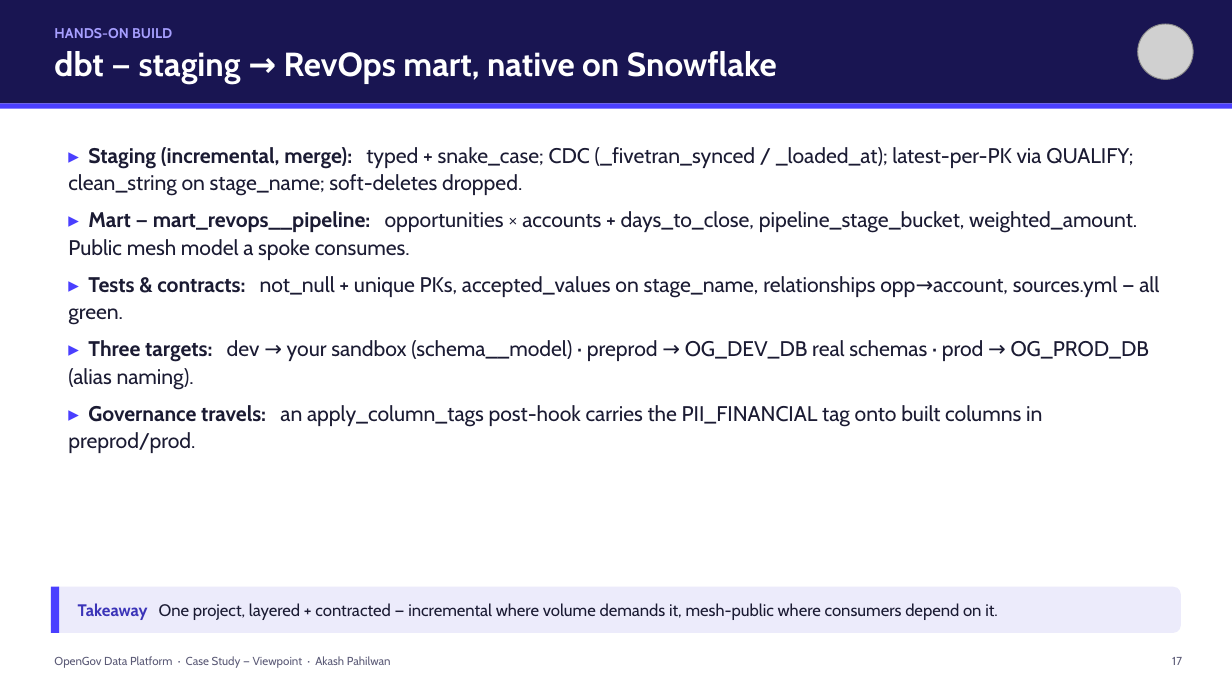
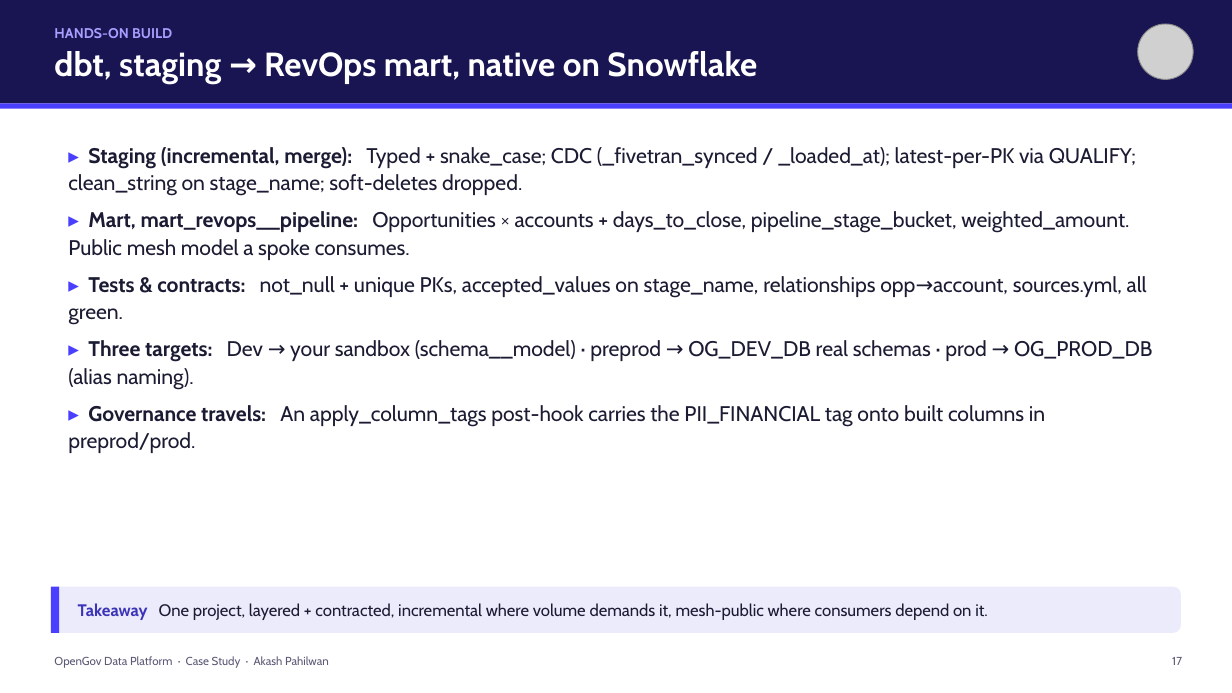
Before and after one commit to akashpahilwan/OpenGovPOC, a slide deck: slide 18 of presentation/OpenGov_Data_Platform_CaseStudy.pptx. Drawn at 1232x693 pixels with LibreOffice and Linux fonts; fonts in the diff are those of the drawing; grey boxes stand for pictures. Boxes give left, top, right and bottom in pixels: in the first picture for what was removed or moved away, otherwise in the second. Text is boxed around its words. In the diff, an @@ line names an element or a change of style, - is before the commit and + after.

```diff
--- a/presentation/OpenGov_Data_Platform_CaseStudy.pptx
+++ b/presentation/OpenGov_Data_Platform_CaseStudy.pptx
@@ text at box(54, 51, 757, 84): text changed @@
-dbt — staging → RevOps mart, native on Snowflake
+dbt, staging → RevOps mart, native on Snowflake
@@ text at box(68, 147, 1153, 453): text changed @@
-▸ Staging (incremental, merge): typed + snake_case; CDC (_fivetran_synced / _loaded_at); latest-per-PK via QUALIFY; clean_string on stage_name; soft-deletes dropped.
-▸ Mart — mart_revops__pipeline: opportunities × accounts + days_to_close, pipeline_stage_bucket, weighted_amount. Public mesh model a spoke consumes.
-▸ Tests & contracts: not_null + unique PKs, accepted_values on stage_name, relationships opp→account, sources.yml — all green.
-▸ Three targets: dev → your sandbox (schema__model) · preprod → OG_DEV_DB real schemas · prod → OG_PROD_DB (alias naming).
-▸ Governance travels: an apply_column_tags post-hook carries the PII_FINANCIAL tag onto built columns in preprod/prod.
+▸ Staging (incremental, merge): Typed + snake_case; CDC (_fivetran_synced / _loaded_at); latest-per-PK via QUALIFY; clean_string on stage_name; soft-deletes dropped.
+▸ Mart, mart_revops__pipeline: Opportunities × accounts + days_to_close, pipeline_stage_bucket, weighted_amount. Public mesh model a spoke consumes.
+▸ Tests & contracts: not_null + unique PKs, accepted_values on stage_name, relationships opp→account, sources.yml, all green.
+▸ Three targets: Dev → your sandbox (schema__model) · preprod → OG_DEV_DB real schemas · prod → OG_PROD_DB (alias naming).
+▸ Governance travels: An apply_column_tags post-hook carries the PII_FINANCIAL tag onto built columns in preprod/prod.
@@ text at box(78, 603, 988, 620): text changed @@
-Takeaway One project, layered + contracted — incremental where volume demands it, mesh-public where consumers depend on it.
+Takeaway One project, layered + contracted, incremental where volume demands it, mesh-public where consumers depend on it.
@@ text at box(54, 656, 329, 668): text changed @@
-OpenGov Data Platform · Case Study — Viewpoint · Akash Pahilwan
+OpenGov Data Platform · Case Study · Akash Pahilwan
```
Also in this commit, not shown: 27 other slides changed, 1 other file.
